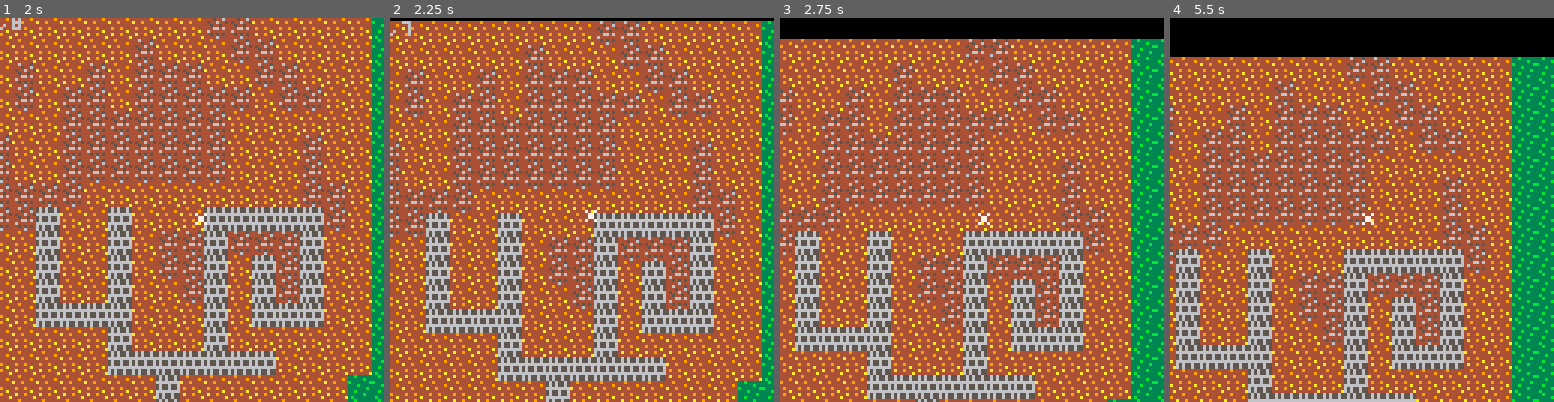
Above: before the commit, frames 1-4 (left to right).
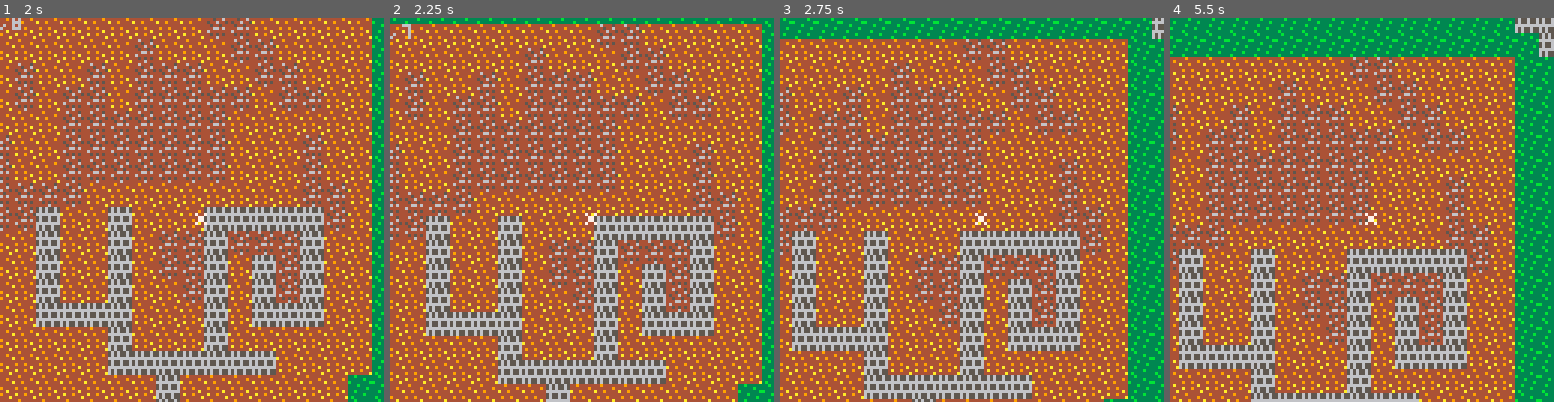
Above: after the commit, the same moments.

Repository: codeartisticninja/ldjam38
Game: PICO-8 cartridge ldjam.p8
The game is run twice, just before and just after one commit, with the same random seed, the same clock (stepped at 60 frames per second) and the same inputs.
Inputs:
- Up to frame 1 (2 s): hold Right from 1.6 s (still down)
- Up to frame 2 (2.25 s): release Right at 2.1 s; hold Up from 2.15 s (still down)
- Up to frame 3 (2.75 s): release Up at 2.42 s; hold Right from 2.47 s (still down)
- Up to frame 4 (5.5 s): release Right at 3.03 s; hold Left 3.08-3.58 s; hold Down 3.63-3.97 s; hold Right 4.02-4.68 s; hold Up 4.73-5.03 s; hold Left from 5.08 s (still down)

Frame 1 is identical in both runs. In frame 2, 39% of the frame differs, in the area x 0-100%, y 0-100%; in frame 3, 45%; in frame 4, 47%.

Commit message:
music and camera

Diff:
--- a/ldjam.p8
+++ b/ldjam.p8
@@ -2,6 +2,16 @@
 version 8
 __lua__
 collideableobjects = {}
+
+map = {
+	sizex = 20,
+	sizey = 20,
+}
+
+cam = {
+	x = 0,
+	y = 0
+}
 
 player = {
 	x = 64,
@@ -17,33 +27,51 @@
 
 function _draw()
 	cls()
-	mapdraw(0, 0, 0, 0, 20,20)
+	camera(cam.x ,cam.y)
+	drawmap()
 	spr(player.sprite,player.x,player.y)
 	print(flr(player.x / 8)..","..flr(player.y / 8))
-	camera(player.x -63 ,player.y - 63)
 end
 
 function handleplayermovement()
 	player.dx = 0
 	player.dy = 0
-	if (btn(0)) then
-		player.dx = -1
-	end
-	if (btn(1)) then
-		player.dx = 1
-	end
-	if (btn(2)) then
-		player.dy = -1
-	end
-	if (btn(3)) then
-		player.dy = 1
-	end
+	handlecontrols()
 	player.x += player.dx
 	player.y += player.dy
 	if (positioniscollideable()) then
  	player.x -= player.dx
  	player.y -= player.dy
 	end
+	if player.x < 0 then
+		player.x += map.sizex * 8
+	end
+	if player.y < 0 then
+		player.y += map.sizey * 8
+	end
+	if player.x > map.sizex * 8 then
+		player.x -= map.sizex * 8
+	end
+	if player.y > map.sizey * 8 then
+		player.y -= map.sizey * 8
+	end
+	cam.x = player.x - 63
+	cam.y = player.y - 63
+end
+
+function handlecontrols()
+	if (btn(0)) then
+		player.dx = -1
+	end
+	if (btn(1)) then
+		player.dx = 1
+	end
+	if (btn(2)) then
+		player.dy = -1
+	end
+	if (btn(3)) then
+		player.dy = 1
+	end
 end
 
 function positioniscollideable()
@@ -51,6 +79,17 @@
 	return fget(mapvalue, 1)
 end
 
+function drawmap()
+	mapdraw(0, 0, map.sizex * -8, map.sizey * -8, map.sizex,map.sizey)
+	mapdraw(0, 0, map.sizex * -8, map.sizey *  0, map.sizex,map.sizey)
+	mapdraw(0, 0, map.sizex * -8, map.sizey *  8, map.sizex,map.sizey)
+	mapdraw(0, 0, map.sizex *  0, map.sizey * -8, map.sizex,map.sizey)
+	mapdraw(0, 0, map.sizex *  0, map.sizey *  0, map.sizex,map.sizey)
+	mapdraw(0, 0, map.sizex *  0, map.sizey *  8, map.sizex,map.sizey)
+	mapdraw(0, 0, map.sizex *  8, map.sizey * -8, map.sizex,map.sizey)
+	mapdraw(0, 0, map.sizex *  8, map.sizey *  0, map.sizex,map.sizey)
+	mapdraw(0, 0, map.sizex *  8, map.sizey *  8, map.sizex,map.sizey)
+end
 __gfx__
 00000000449444444464445433b33333565655650000000000000000000000000000000000000000000000000000000000000000000000000000000000000000
 00000000444444944445446433333b33565655650000000000000000000000000000000000000000000000000000000000000000000000000000000000000000
Not shown, changed: the music (__music__) section of ldjam.p8
Not shown, changed: the sound effects (__sfx__) section of ldjam.p8
